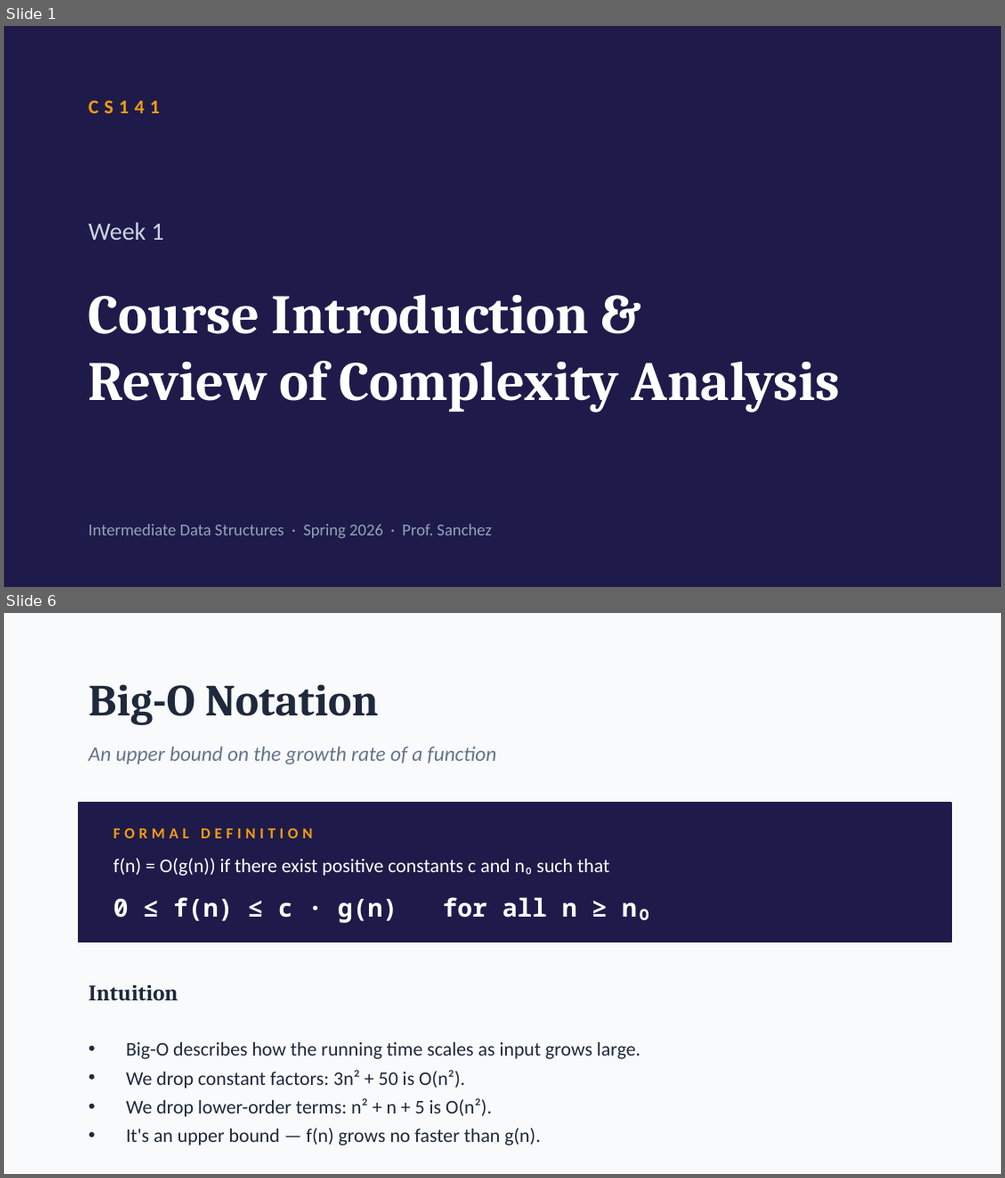
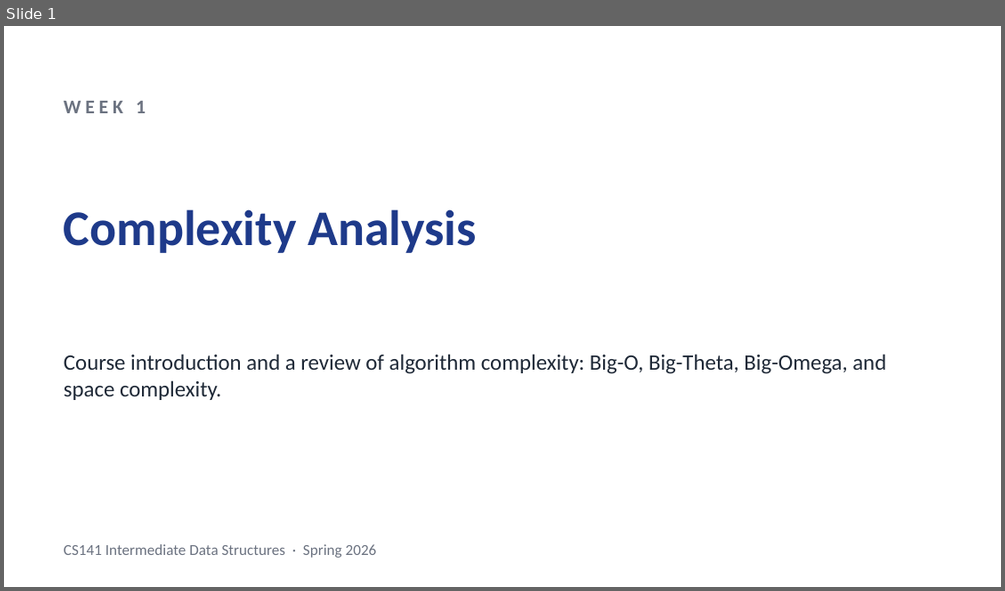
Before and after one commit to anishkancherla/stitch, a slide deck: samples/lectures/Week1_ComplexityAnalysis.pptx. Shown one above the other, each under a label of ours: slides 1 and 6 before the commit, slide 1 after it; the slides between them are not shown. The pictures are 1005x1178 and 1005x591 pixels, drawn with LibreOffice and Linux fonts; fonts in the diff are those of the drawing. Boxes give left, top, right and bottom in pixels: in the first picture for what was removed or moved away, otherwise in the second. Text is boxed around its words. In the diff, an @@ line names an element or a change of style, - is before the commit and + after.

```diff
--- a/samples/lectures/Week1_ComplexityAnalysis.pptx
+++ b/samples/lectures/Week1_ComplexityAnalysis.pptx
@@ slide 6 removed at <box>4,613,1001,1174</box>, background #F8FAFC @@
@@ text removed at <box>89,684,379,725</box> @@
-Big-O Notation
@@ text removed at <box>89,747,497,764</box> @@
-An upper bound on the growth rate of a function
@@ rectangle removed at <box>79,803,951,942</box> @@
@@ text removed at <box>113,827,312,838</box> @@
-FORMAL DEFINITION
@@ text removed at <box>113,858,609,876</box> @@
-f(n) = O(g(n)) if there exist positive constants c and n₀ such that
@@ text removed at <box>113,897,652,923</box> @@
-0 ≤ f(n) ≤ c · g(n) for all n ≥ n₀
@@ text removed at <box>89,985,178,1000</box> @@
-Intuition
@@ text removed at <box>126,1042,640,1145</box> @@
-• Big-O describes how the running time scales as input grows large.
-• We drop constant factors: 3n² + 50 is O(n²).
-• We drop lower-order terms: n² + n + 5 is O(n²).
-• It's an upper bound — f(n) grows no faster than g(n).
@@ slide 1 changed as well @@
@@ background #1E1B4B to #FFFFFF @@
@@ text at <box>64,101,146,113</box>: text changed; size 18 to 14 pt; text colour #CBD5E1 to #6B7280; bold on @@
-Week 1
+WEEK 1
@@ text removed at <box>89,100,160,113</box> @@
-CS141
@@ text added at <box>64,209,477,253</box>, 36 pt, text #1E3A8A, bold @@
+Complexity Analysis
@@ text at <box>64,354,886,400</box>: text changed; size 40 to 16 pt; font Cambria to Calibri; text colour #FFFFFF to #1F2937; bold off @@
-Course Introduction &
-Review of Complexity Analysis
+Course introduction and a review of algorithm complexity: Big-O, Big-Theta, Big-Omega, and space complexity.
@@ text at <box>64,544,377,557</box>: text changed; size 12 to 11 pt; text colour #94A3B8 to #6B7280 @@
-Intermediate Data Structures · Spring 2026 · Prof. Sanchez
+CS141 Intermediate Data Structures · Spring 2026
```
Also in this commit, not shown: 1 other slide changed, 28 slides added, 9 other slides removed, 26 other files.
